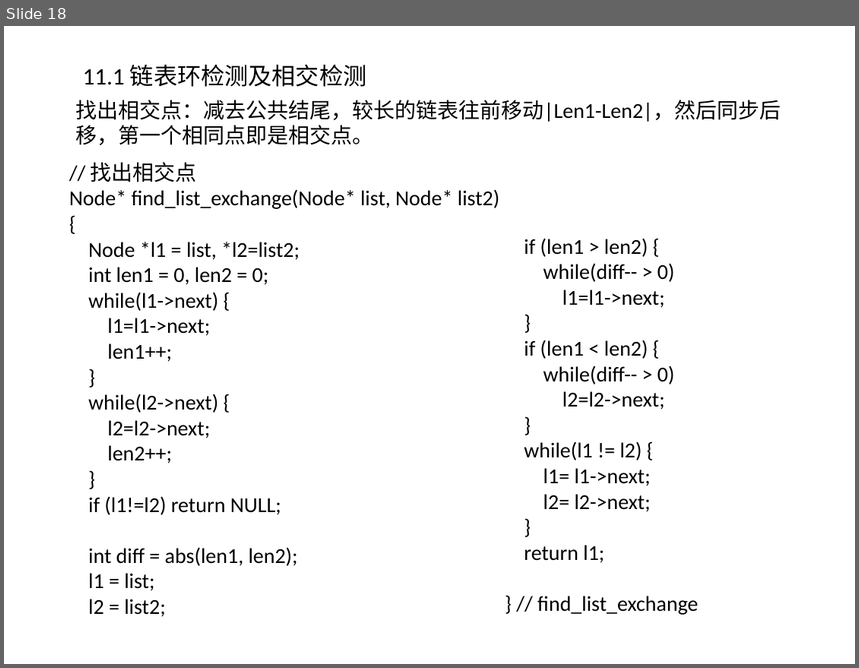
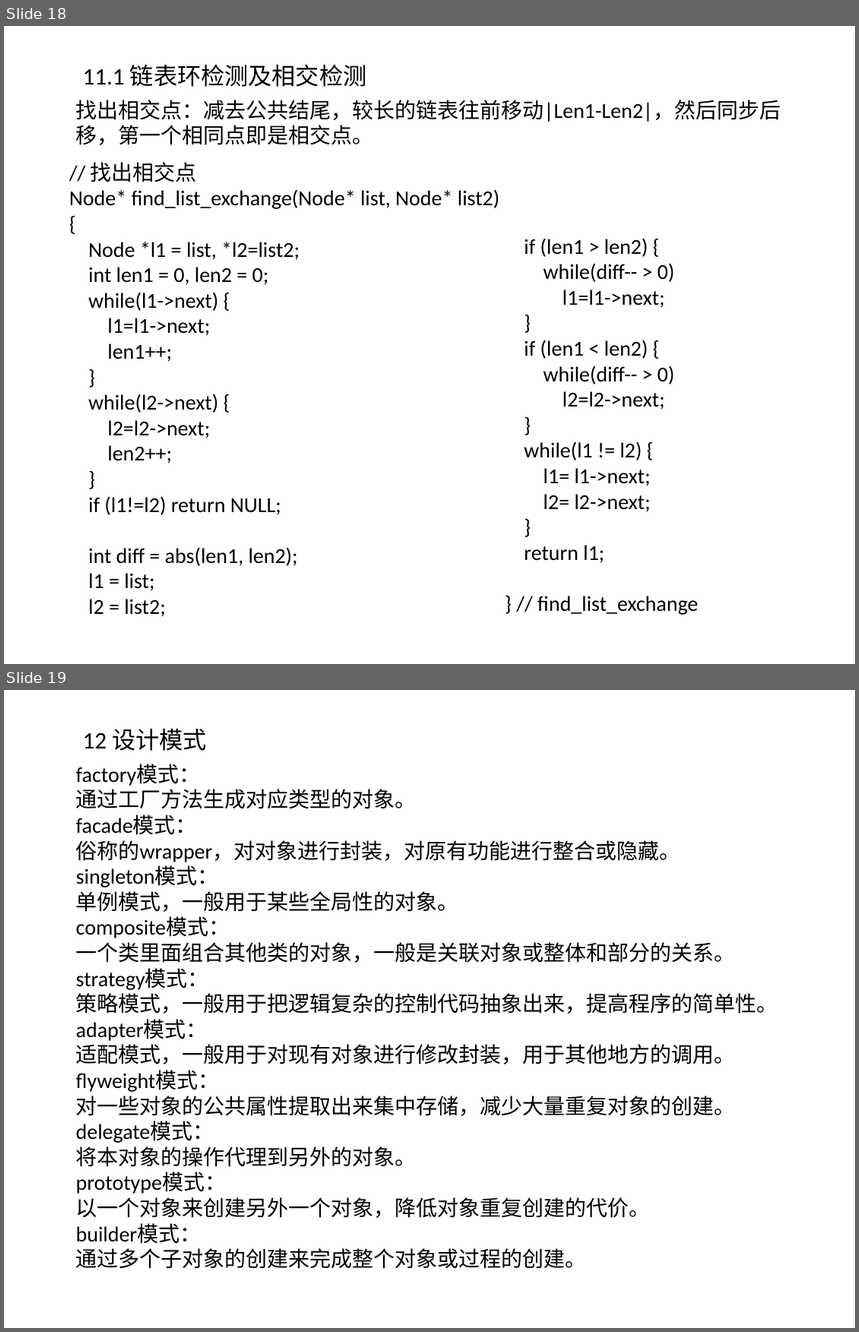
Before and after one commit to willkk/go, a slide deck: algos_summary.pptx. Shown one above the other, each under a label of ours: slide 18 before the commit, slides 18 and 19 after it. The pictures are 859x668 and 859x1332 pixels, drawn with LibreOffice and Linux fonts; fonts in the diff are those of the drawing. Boxes give left, top, right and bottom in pixels: in the first picture for what was removed or moved away, otherwise in the second. Text is boxed around its words. In the diff, an @@ line names an element or a change of style, - is before the commit and + after.

```diff
--- a/algos_summary.pptx
+++ b/algos_summary.pptx
@@ slide 19 added at [4, 690, 855, 1328], background #FFFFFF @@
@@ text added at [83, 729, 207, 751], 20 pt, text #000000 @@
+12 设计模式
@@ text added at [76, 764, 778, 1269], 18 pt, text #000000 @@
+factory模式：
+通过工厂方法生成对应类型的对象。
+facade模式：
+俗称的wrapper，对对象进行封装，对原有功能进行整合或隐藏。
+singleton模式：
+单例模式，一般用于某些全局性的对象。
+composite模式：
+一个类里面组合其他类的对象，一般是关联对象或整体和部分的关系。
+strategy模式：
+策略模式，一般用于把逻辑复杂的控制代码抽象出来，提高程序的简单性。
+adapter模式：
+适配模式，一般用于对现有对象进行修改封装，用于其他地方的调用。
+flyweight模式：
+对一些对象的公共属性提取出来集中存储，减少大量重复对象的创建。
+delegate模式：
+将本对象的操作代理到另外的对象。
+prototype模式：
+以一个对象来创建另外一个对象，降低对象重复创建的代价。
+builder模式：
+通过多个子对象的创建来完成整个对象或过程的创建。
```
Also in this commit, not shown: 1 other file.
